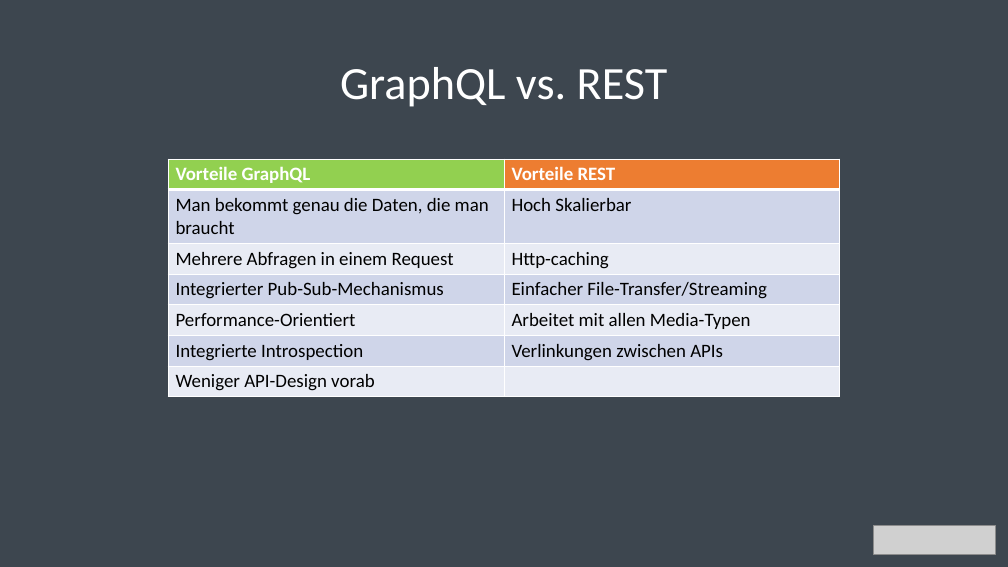
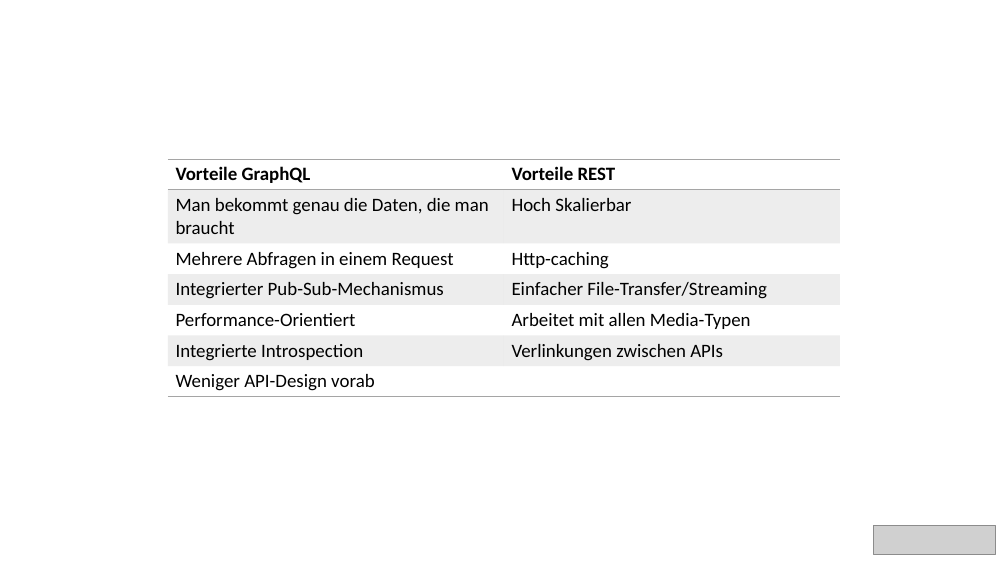
Before and after one commit to bytePassion/GraphQL-Talk, a slide deck: slide 49 of slides/GraphqlSlides.pptx (slide 52 before the commit). Drawn at 1008x567 pixels with LibreOffice and Linux fonts; fonts in the diff are those of the drawing; grey boxes stand for pictures. Boxes give left, top, right and bottom in pixels: in the first picture for what was removed or moved away, otherwise in the second. Text is boxed around its words. In the diff, an @@ line names an element or a change of style, - is before the commit and + after.

Commit message:
switch to light theme for slides

```diff
--- a/slides/GraphqlSlides.pptx
+++ b/slides/GraphqlSlides.pptx
@@ background #3D464F to #FFFFFF @@
@@ title removed at (x1=340, y1=67, x2=668, y2=107) @@
-GraphQL vs. REST
@@ table at (x1=168, y1=159, x2=839, y2=395) @@
@@ fill #92D050 to none in row 1, column 1 @@
@@ fill #ED7D31 to none in row 1, column 2 @@
@@ fill #CFD5EA to #A5A5A5 at 20% opacity in 6 cells @@
@@ fill #E9EBF5 to none in 6 cells @@
@@ text colour #FFFFFF to #000000 in "Vorteile GraphQL", "Vorteile REST" @@
@@ borders changed @@
```
Also in this commit, not shown: 54 other slides changed, 3 slides removed.
